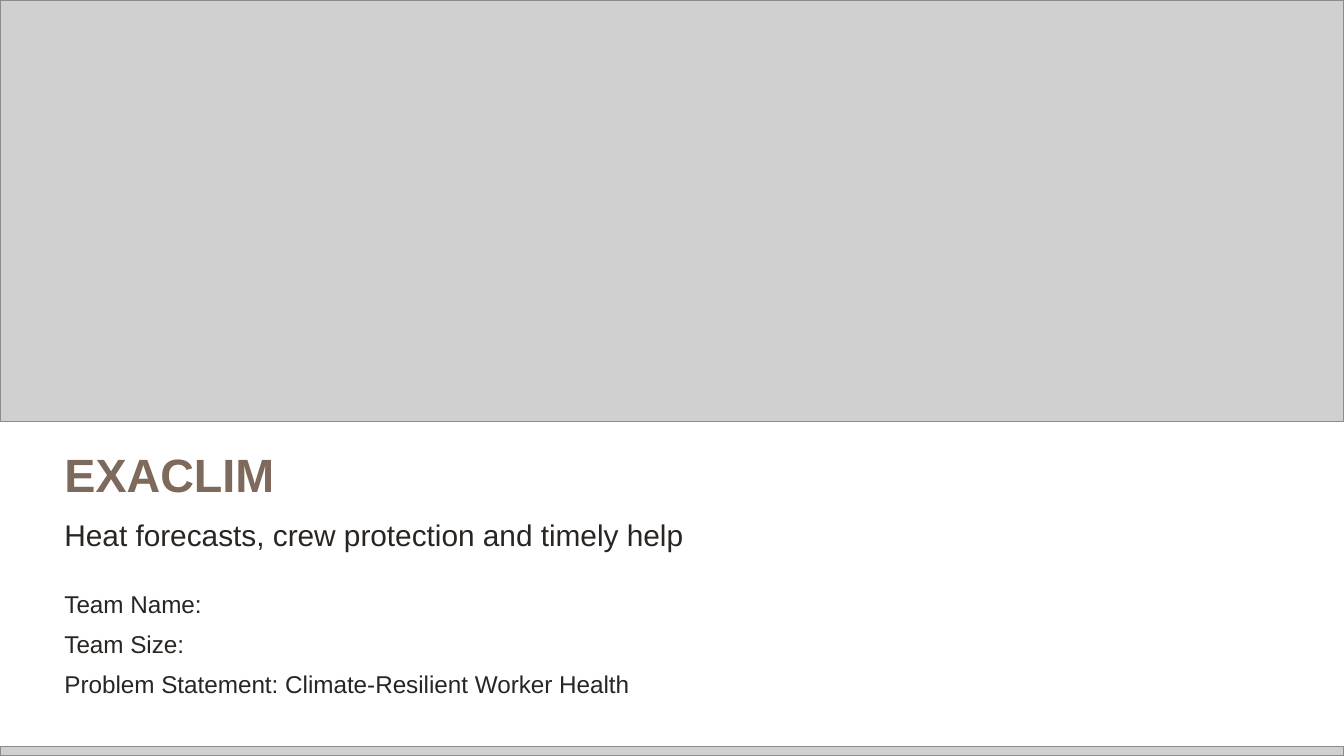
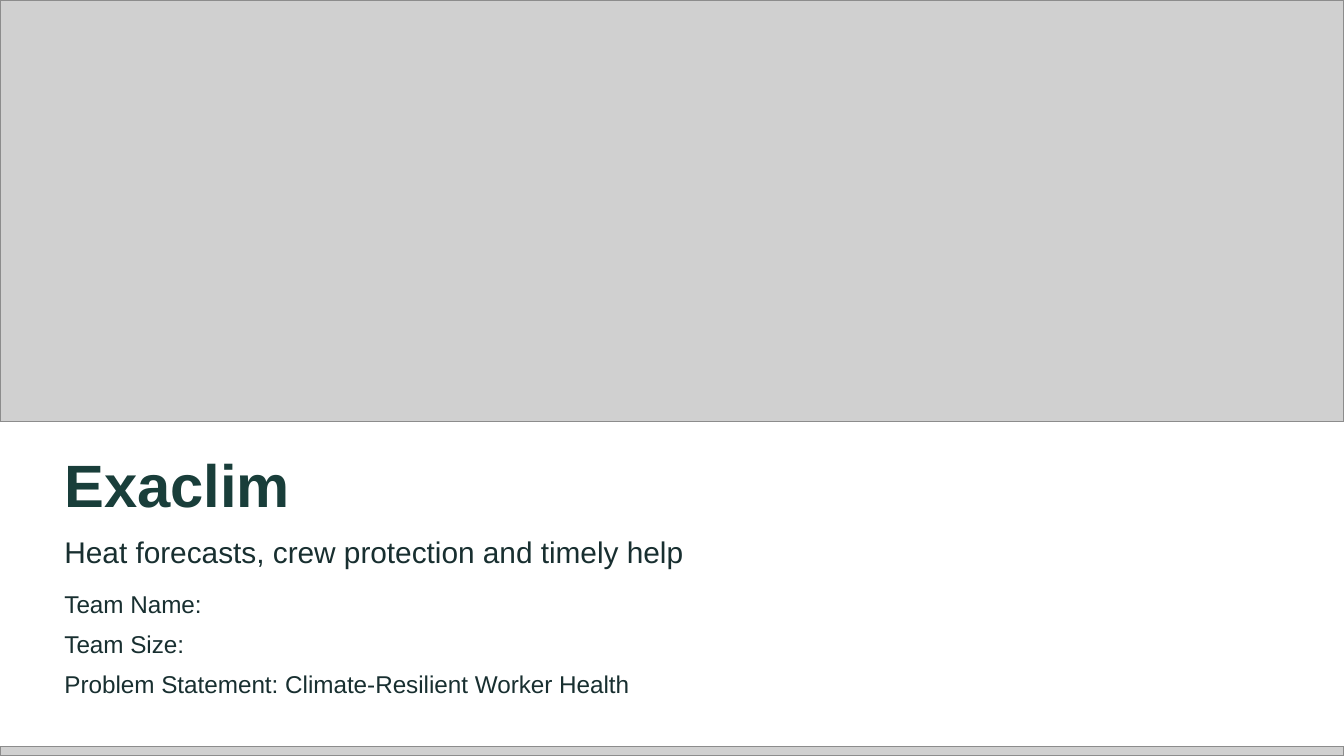
Before and after one commit to sammydamz/exaclim, a slide deck: slide 1 of downloads/submission/Exaclim_Future_Health_Submission.pptx. Drawn at 1344x756 pixels with LibreOffice and Linux fonts; fonts in the diff are those of the drawing; grey boxes stand for pictures. Boxes give left, top, right and bottom in pixels: in the first picture for what was removed or moved away, otherwise in the second. Text is boxed around its words. In the diff, an @@ line names an element or a change of style, - is before the commit and + after.

Commit message:
Improve submission slide hierarchy, evidence layout and architecture legibility

```diff
--- a/downloads/submission/Exaclim_Future_Health_Submission.pptx
+++ b/downloads/submission/Exaclim_Future_Health_Submission.pptx
@@ text at box(64, 463, 290, 508): text changed; size 25 to 32 pt; text colour #7D6A5C to #193E3A @@
-EXACLIM
+Exaclim
@@ text "Heat forecasts, crew protection and ..." at box(64, 541, 683, 569): text colour #292522 to #182F30 @@
@@ text "Heat forecasts, crew protection and ...": place and size @@
-text "Heat forecasts, crew protection and ..." at box(64, 524, 683, 551)
+text "Heat forecasts, crew protection and ..." at box(64, 541, 683, 569)
@@ text "Team Name:" at box(64, 596, 629, 694): text colour #292522 to #182F30 @@
```
Also in this commit, not shown: 13 other slides changed, 7 other files.
